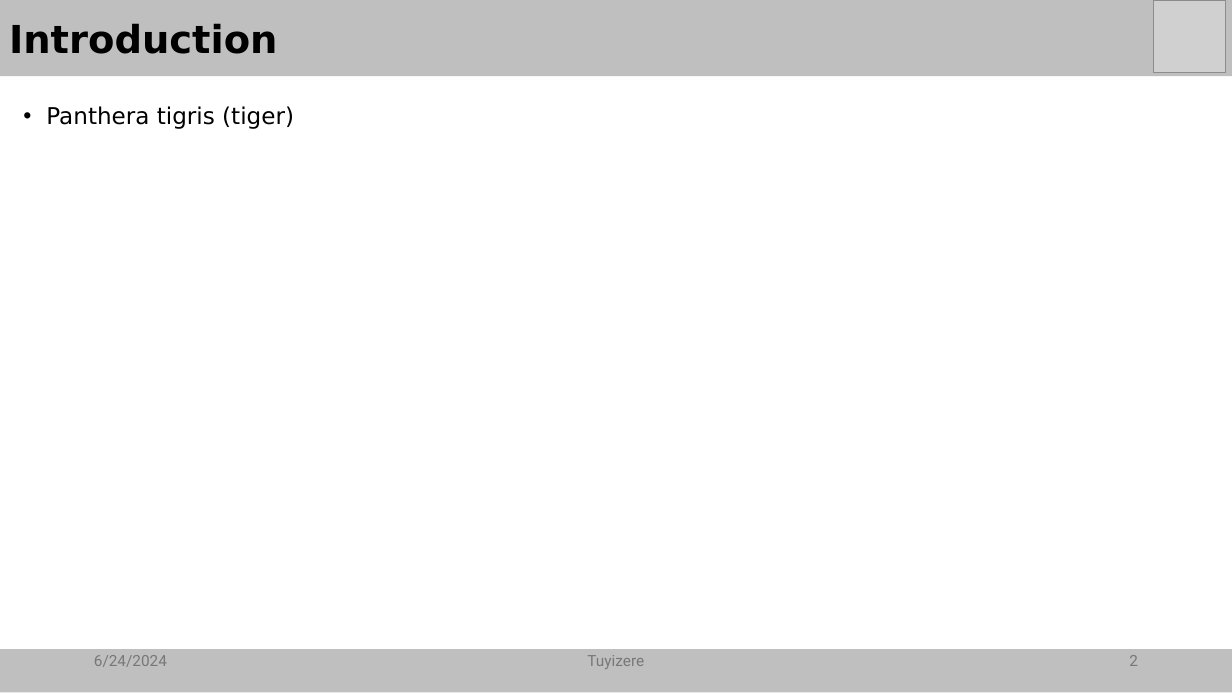
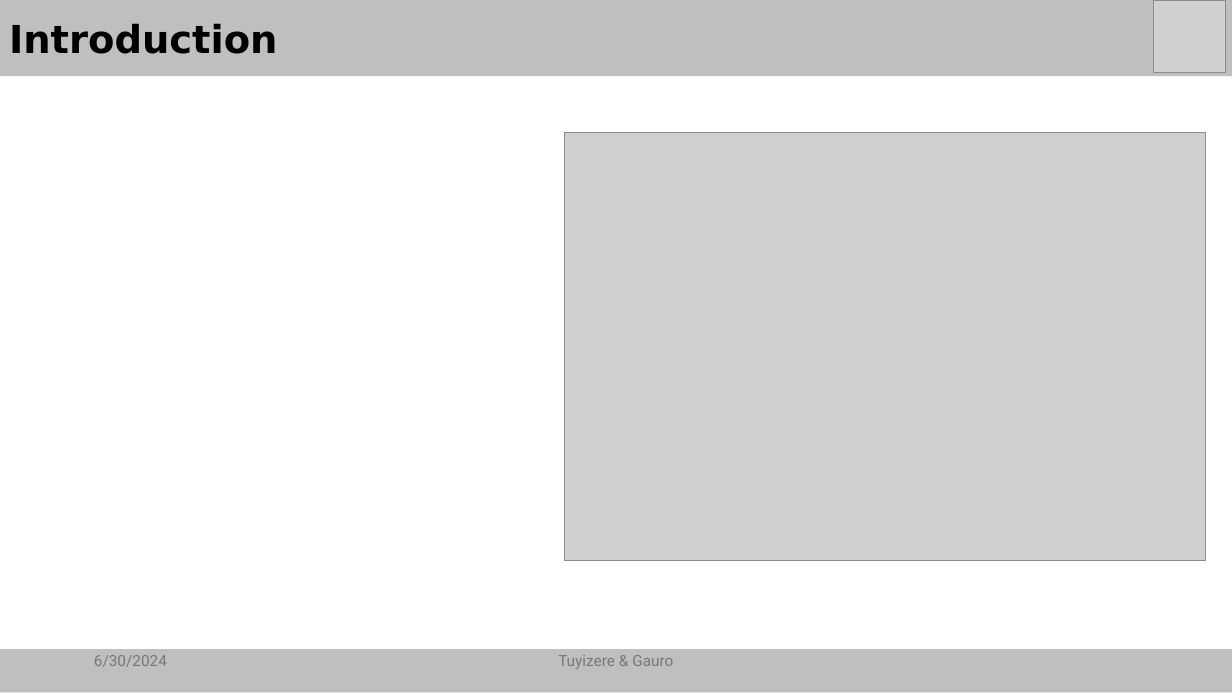
Before and after one commit to ReznaGauro/SDM_Panthera_tigris, a slide deck: slide 2 of Presentation/Panthera_tigris_modeling_in Nepal.pptm. Drawn at 1232x693 pixels with LibreOffice and Linux fonts; fonts in the diff are those of the drawing; grey boxes stand for pictures. Boxes give left, top, right and bottom in pixels: in the first picture for what was removed or moved away, otherwise in the second. Text is boxed around its words. In the diff, an @@ line names an element or a change of style, - is before the commit and + after.

```diff
--- a/Presentation/Panthera_tigris_modeling_in Nepal.pptm
+++ b/Presentation/Panthera_tigris_modeling_in Nepal.pptm
@@ text removed at [46,106,294,129] @@
-• Panthera tigris (tiger)
@@ picture added at [565,133,1206,561] @@
@@ text at [94,655,167,667]: text changed @@
-6/24/2024
+6/30/2024
@@ text at [558,655,673,669]: text changed @@
-Tuyizere
+Tuyizere & Gauro
@@ page number removed at [1129,655,1138,666] @@
-2
```
Also in this commit, not shown: 4 other slides changed, 2 slides added, 1 other file.
